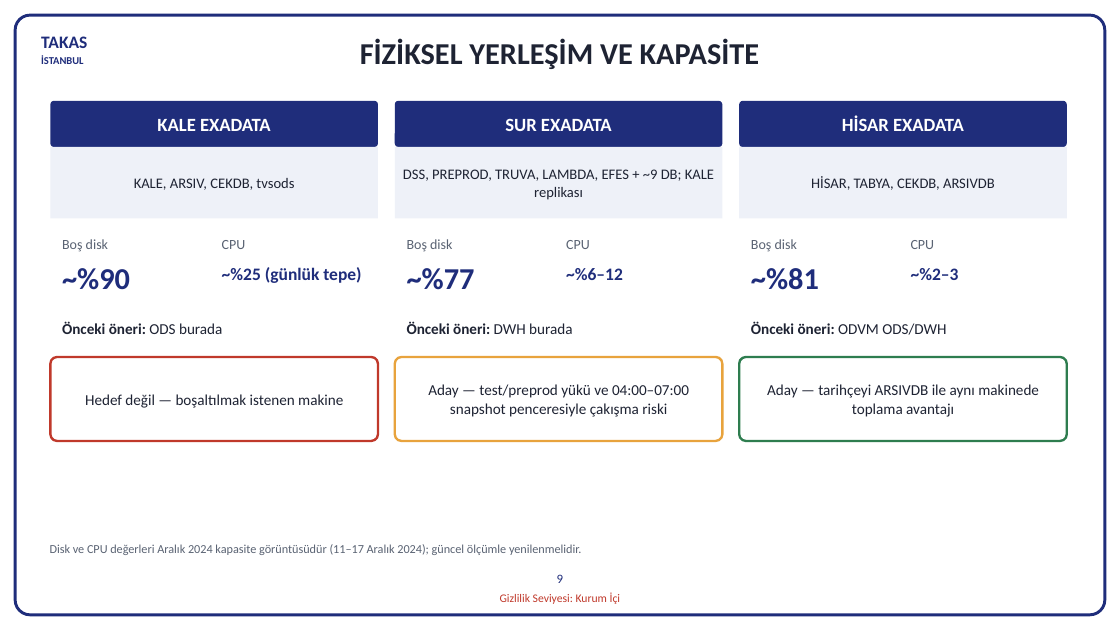
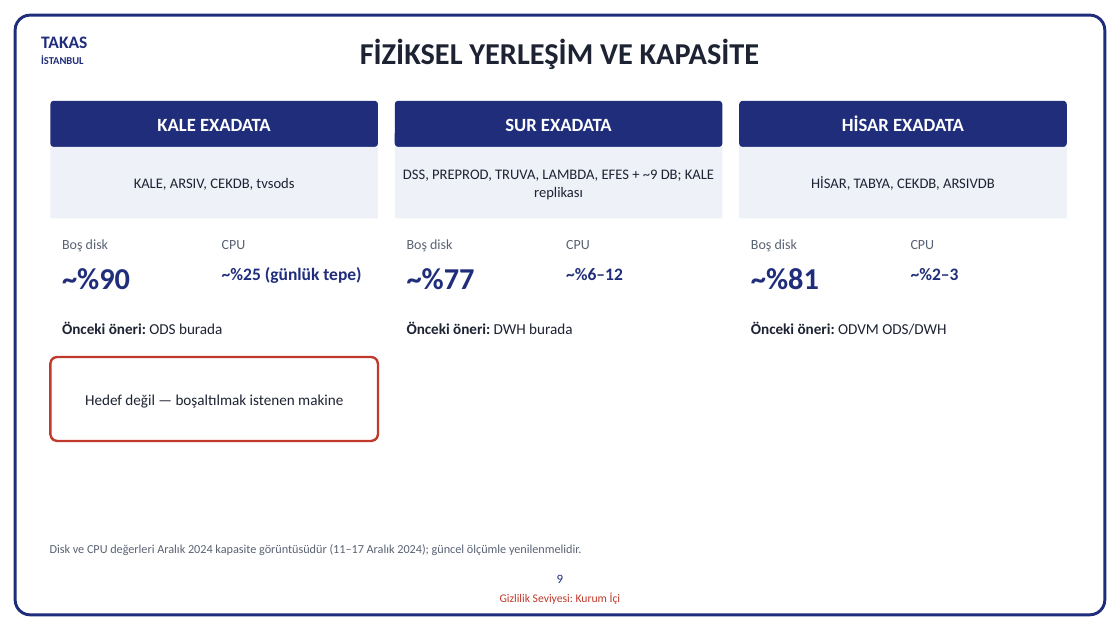
Before and after one commit to hanifidemirel0/Cursor-Projects, a slide deck: slide 9 of outputs/dwh-sunum-kasim-2026/5 - DWHSunum_Kasim2026.pptx. Drawn at 1120x630 pixels with LibreOffice and Linux fonts; fonts in the diff are those of the drawing. Boxes give left, top, right and bottom in pixels: in the first picture for what was removed or moved away, otherwise in the second. Text is boxed around its words. In the diff, an @@ line names an element or a change of style, - is before the commit and + after.

```diff
--- a/outputs/dwh-sunum-kasim-2026/5 - DWHSunum_Kasim2026.pptx
+++ b/outputs/dwh-sunum-kasim-2026/5 - DWHSunum_Kasim2026.pptx
@@ rounded rectangle removed at box(395, 357, 723, 441) @@
-Aday — test/preprod yükü ve 04:00–07:00 snapshot penceresiyle çakışma riski
@@ rounded rectangle removed at box(739, 357, 1067, 441) @@
-Aday — tarihçeyi ARSIVDB ile aynı makinede toplama avantajı
```
Also in this commit, not shown: 2 other files.
